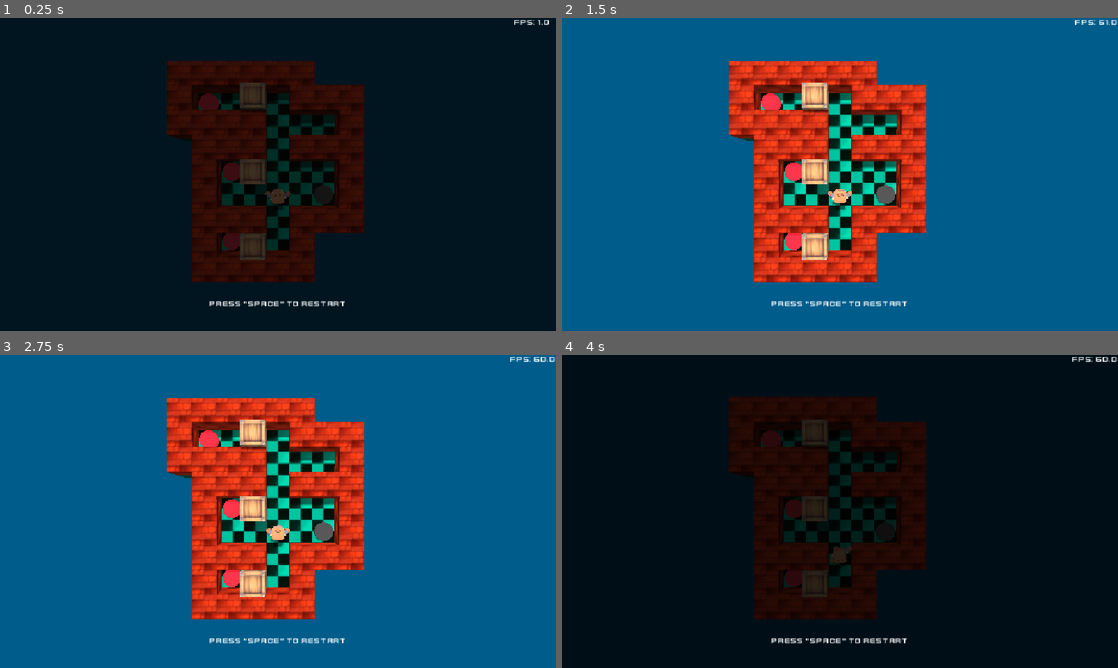
Above: before the commit, frames 1-4 (two rows, left to right).
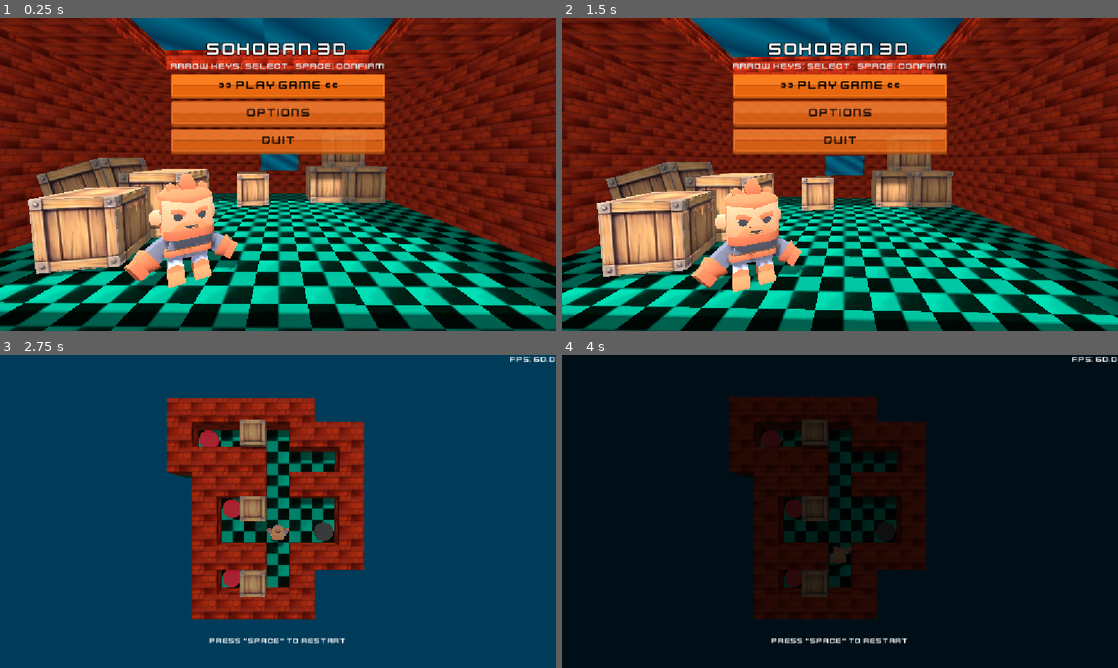
Above: after the commit, the same moments.

Repository: DrZanuff/sokoban-3d
Game: Godot game, scene res://menu.tscn
Same seed, same stepped clock (60 frames per second), same inputs: the game is played once before the commit and once after it. Before the commit the project starts from res://scenes/main_game.tscn.
Inputs (mouse positions are in pixels of both pictures, inside the frame that each line leads up to):
- Up to frame 1 (0.25 s): no input
- Up to frame 2 (1.5 s): click (840, 115) at 0.5 s, where only the run after the commit has a clickable "Options"; click (840, 221) at 1.25 s, where only the run after the commit has a clickable "Back to Menu"
- Up to frame 3 (2.75 s): click (278, 423) at 2 s, where only the run after the commit has a clickable ">> Play Game <<"
- Up to frame 4 (4 s): tap Space at 2.75, 2.85, 3.5, 3.8 s; hold Right (ui_right) 2.78-3.53 s; hold Enter (ui_accept) 2.78-3.53 s; hold Down (ui_down) from 3.53 s (still down); tap Enter (ui_accept) at 3.6, 3.77 s

The runs differ from the first frame. In frame 1, 92% of the frame differs, in the area x 0-100%, y 0-100%; in frame 2, 97%; in frame 3, 98%; in frame 4, nothing differs.

Commit message:
Add menu options and centralized game audio manager.
Introduce an autoloaded audio system with gameplay/menu sound hooks, restart/escape controls, and persistent options-backed volume/fullscreen behavior.

Made-with: Cursor

Diff:
--- a/assets/theme/flat_ui_4/kenneyUI-red.tres
+++ b/assets/theme/flat_ui_4/kenneyUI-red.tres
@@ -30,6 +30,16 @@
 cache/0/25/0/underline_position = 0.0
 cache/0/25/0/underline_thickness = 0.0
 cache/0/25/0/scale = 1.0
+cache/0/38/0/ascent = 0.0
+cache/0/38/0/descent = 0.0
+cache/0/38/0/underline_position = 0.0
+cache/0/38/0/underline_thickness = 0.0
+cache/0/38/0/scale = 1.0
+cache/0/18/0/ascent = 0.0
+cache/0/18/0/descent = 0.0
+cache/0/18/0/underline_position = 0.0
+cache/0/18/0/underline_thickness = 0.0
+cache/0/18/0/scale = 1.0
 
 [sub_resource type="StyleBoxTexture" id="1"]
 texture = ExtResource("1")
--- a/menu.tscn
+++ b/menu.tscn
@@ -150,6 +150,65 @@
 theme_override_font_sizes/font_size = 25
 text = "Quit"
 
+[node name="OptionsPanel" type="PanelContainer" parent="Win/WinUI" unique_id=1163478844]
+visible = false
+layout_mode = 1
+anchors_preset = 8
+anchor_left = 0.5
+anchor_top = 0.5
+anchor_right = 0.5
+anchor_bottom = 0.5
+offset_left = -215.0
+offset_top = -170.0
+offset_right = 215.0
+offset_bottom = 170.0
+grow_horizontal = 2
+grow_vertical = 2
+
+[node name="MarginContainer" type="MarginContainer" parent="Win/WinUI/OptionsPanel" unique_id=1516732520]
+layout_mode = 2
+theme_override_constants/margin_left = 20
+theme_override_constants/margin_top = 16
+theme_override_constants/margin_right = 20
+theme_override_constants/margin_bottom = 16
+
+[node name="VBoxContainer" type="VBoxContainer" parent="Win/WinUI/OptionsPanel/MarginContainer" unique_id=434577518]
+layout_mode = 2
+theme_override_constants/separation = 12
+
+[node name="TitleLabel" type="Label" parent="Win/WinUI/OptionsPanel/MarginContainer/VBoxContainer" unique_id=481236989]
+layout_mode = 2
+theme_override_font_sizes/font_size = 30
+text = "Options"
+horizontal_alignment = 1
+
+[node name="OptionsHint" type="Label" parent="Win/WinUI/OptionsPanel/MarginContainer/VBoxContainer" unique_id=1797153008]
+layout_mode = 2
+theme_override_colors/font_color = Color(0.9, 0.97, 1, 0.95)
+theme_override_font_sizes/font_size = 16
+text = "Arrow Keys: Select   Space: Confirm / Cycle"
+horizontal_alignment = 1
+
+[node name="FullscreenButton" type="Button" parent="Win/WinUI/OptionsPanel/MarginContainer/VBoxContainer" unique_id=1990739694]
+layout_mode = 2
+theme_override_font_sizes/font_size = 22
+text = "Fullscreen: Off"
+
+[node name="VolumeLabel" type="Label" parent="Win/WinUI/OptionsPanel/MarginContainer/VBoxContainer" unique_id=59441895]
+layout_mode = 2
+theme_override_font_sizes/font_size = 20
+text = "Music Volume"
+horizontal_alignment = 1
+
+[node name="VolumeSlider" type="HSlider" parent="Win/WinUI/OptionsPanel/MarginContainer/VBoxContainer" unique_id=185484043]
+layout_mode = 2
+value = 50.0
+
+[node name="BackButton" type="Button" parent="Win/WinUI/OptionsPanel/MarginContainer/VBoxContainer" unique_id=2042529963]
+layout_mode = 2
+theme_override_font_sizes/font_size = 22
+text = "Back to Menu"
+
 [node name="Glass" type="MeshInstance3D" parent="Win" unique_id=695136415]
 transform = Transform3D(5.3336835, 0, 0, 0, 1, 0, 0, 0, 4.544406, 0, 6.6908674, -4.376527)
 material_override = SubResource("StandardMaterial3D_l48gv")
--- a/project.godot
+++ b/project.godot
@@ -11,16 +11,19 @@
 [application]
 
 config/name="Sokobam 3D"
-run/main_scene="uid://cck7h48uou84v"
+run/main_scene="uid://bsucwbf1fc3bb"
 config/features=PackedStringArray("4.6", "GL Compatibility")
 config/icon="uid://bd5nvbvbcw5tv"
 
 [autoload]
 
 Global="*uid://c2njt77l4jl2f"
+AudioManager="*res://scenes/audio/audio_manager.tscn"
 
 [display]
 
+window/size/mode=2
+window/subwindows/embed_subwindows=false
 window/stretch/mode="canvas_items"
 
 [gui]
--- /dev/null
+++ b/scenes/audio/audio_manager.tscn
@@ -0,0 +1,23 @@
+[gd_scene format=3 uid="uid://nonpuqowqyf"]
+
+[ext_resource type="Script" uid="uid://bafemtrqmrwno" path="res://scripts/audio_manager.gd" id="1"]
+
+[node name="AudioManager" type="Node" unique_id=829964650]
+script = ExtResource("1")
+
+[node name="MusicPlayer" type="AudioStreamPlayer" parent="." unique_id=1362934325]
+
+[node name="StepPlayer" type="AudioStreamPlayer" parent="." unique_id=1624569502]
+volume_db = 12.0
+
+[node name="BoxPushPlayer" type="AudioStreamPlayer" parent="." unique_id=1565847886]
+
+[node name="PressurePlatePlayer" type="AudioStreamPlayer" parent="." unique_id=1661727094]
+
+[node name="GoalActivePlayer" type="AudioStreamPlayer" parent="." unique_id=1494858496]
+
+[node name="ClickPlayer" type="AudioStreamPlayer" parent="." unique_id=1059196895]
+
+[node name="CompletePlayer" type="AudioStreamPlayer" parent="." unique_id=1928319421]
+
+[node name="RestartPlayer" type="AudioStreamPlayer" parent="." unique_id=1803327641]
--- a/scenes/box/box.gd
+++ b/scenes/box/box.gd
@@ -71,6 +71,7 @@
 	if _is_moving:
 		return
 
+	AudioManager.play_box_push()
 	_is_moving = true
 	var target: Vector3 = global_position + (direction * Global.MOVEMENT_FACTOR)
 	var duration: float = Global.MOVEMENT_FACTOR / Global.MOVEMENT_SPEED
--- a/scenes/game-level/win.gd
+++ b/scenes/game-level/win.gd
@@ -9,6 +9,7 @@
 
 func _ready() -> void:
 	super._ready()
+	_play_again_button.pressed.connect(AudioManager.play_click)
 	_play_again_button.pressed.connect(_return_to_menu)
 
 
@@ -19,9 +20,13 @@
 	if not event.is_pressed() or event.is_echo():
 		return
 
+	if event.is_action_pressed("ui_up") or event.is_action_pressed("ui_down") or event.is_action_pressed("ui_left") or event.is_action_pressed("ui_right"):
+		AudioManager.play_click()
+		return
+
 	if event is InputEventKey and event.keycode == KEY_SPACE:
+		AudioManager.play_click()
 		_return_to_menu()
-		get_viewport().set_input_as_handled()
 
 
 func _return_to_menu() -> void:
--- a/scenes/goal/goal.gd
+++ b/scenes/goal/goal.gd
@@ -15,8 +15,11 @@
 	%DisabledMesh.visible = not _is_active
 
 func set_state(state: bool) -> void:
+	var was_active := _is_active
 	_is_active = state
 	_refresh_state()
+	if state and not was_active:
+		AudioManager.play_goal_active()
 
 func get_is_active() -> bool:
 	return _is_active
@@ -32,4 +35,5 @@
 		return
 
 	_has_triggered_completion = true
+	AudioManager.play_complete()
 	player.on_goal_reached()
--- a/scenes/main_game.gd
+++ b/scenes/main_game.gd
@@ -1,6 +1,8 @@
 extends Node3D
 
 class_name MainGameController
+
+const MENU_SCENE_PATH := "res://menu.tscn"
 
 @export var _levels: Array[PackedScene]
 @export var _current_level: int = 0
@@ -22,7 +24,11 @@
 	if _is_level_transition_locked:
 		return
 	if Input.is_action_pressed("ui_accept"):
+		AudioManager.play_restart()
 		restart_current_level()
+		return
+	if Input.is_action_pressed("ui_cancel"):
+		get_tree().change_scene_to_file(MENU_SCENE_PATH)
 
 func load_level(level: int) -> void:
 	if _is_loading_level:
--- a/scenes/player/player.gd
+++ b/scenes/player/player.gd
@@ -99,6 +99,7 @@
 
 func _move(direction: Vector3) -> void:
 	%AnimationPlayer.play("walk")
+	AudioManager.play_step()
 	_is_moving = true
 	var target: Vector3 = global_position + (direction * Global.MOVEMENT_FACTOR)
 	var duration: float = Global.MOVEMENT_FACTOR / Global.MOVEMENT_SPEED
--- a/scenes/pressure-plate/pressure_plate.gd
+++ b/scenes/pressure-plate/pressure_plate.gd
@@ -18,6 +18,7 @@
 	var box: Box = body as Box
 	box.on_pressure_plate_entered()
 	_is_active = true
+	AudioManager.play_pressure_plate()
 	_notify_level()
 
 func _on_body_exited(body: Node3D) -> void:
--- /dev/null
+++ b/scripts/audio_manager.gd
@@ -0,0 +1,162 @@
+extends Node
+
+const SETTINGS_PATH := "user://audio_settings.cfg"
+const SETTINGS_SECTION := "audio"
+const VOLUME_KEY := "master_volume_percent"
+
+const SOUND_MAIN_MUSIC := &"main_music"
+const SOUND_STEP := &"step"
+const SOUND_BOX_PUSH := &"box_push"
+const SOUND_PRESSURE_PLATE := &"pressure_plate"
+const SOUND_GOAL_ACTIVE := &"goal_active"
+const SOUND_CLICK := &"click"
+const SOUND_COMPLETE := &"complete"
+const SOUND_RESTART := &"restart"
+
+const MASTER_BUS_NAME := "Master"
+const DEFAULT_VOLUME_PERCENT := 50.0
+
+const MUSIC_STREAM: AudioStream = preload("res://assets/sounds/main-music.ogg")
+const STEP_STREAM: AudioStream = preload("res://assets/sounds/step.ogg")
+const BOX_PUSH_STREAM: AudioStream = preload("res://assets/sounds/box-pushg.ogg")
+const PRESSURE_PLATE_STREAM: AudioStream = preload("res://assets/sounds/pressure-plate.ogg")
+const GOAL_ACTIVE_STREAM: AudioStream = preload("res://assets/sounds/goal-active.ogg")
+const CLICK_STREAM: AudioStream = preload("res://assets/sounds/click.ogg")
+const COMPLETE_STREAM: AudioStream = preload("res://assets/sounds/complete.ogg")
+const RESTART_STREAM: AudioStream = preload("res://assets/sounds/restart.ogg")
+
+@onready var _music_player: AudioStreamPlayer = $MusicPlayer
+@onready var _step_player: AudioStreamPlayer = $StepPlayer
+@onready var _box_push_player: AudioStreamPlayer = $BoxPushPlayer
+@onready var _pressure_plate_player: AudioStreamPlayer = $PressurePlatePlayer
+@onready var _goal_active_player: AudioStreamPlayer = $GoalActivePlayer
+@onready var _click_player: AudioStreamPlayer = $ClickPlayer
+@onready var _complete_player: AudioStreamPlayer = $CompletePlayer
+@onready var _restart_player: AudioStreamPlayer = $RestartPlayer
+
+var _sound_players: Dictionary = {}
+var _master_bus_index: int = -1
+
+
+func _ready() -> void:
+	_master_bus_index = AudioServer.get_bus_index(MASTER_BUS_NAME)
+	_sound_players = {
+		SOUND_MAIN_MUSIC: _music_player,
+		SOUND_STEP: _step_player,
+		SOUND_BOX_PUSH: _box_push_player,
+		SOUND_PRESSURE_PLATE: _pressure_plate_player,
+		SOUND_GOAL_ACTIVE: _goal_active_player,
+		SOUND_CLICK: _click_player,
+		SOUND_COMPLETE: _complete_player,
+		SOUND_RESTART: _restart_player
+	}
+	_assign_streams()
+	_load_volume_settings()
+	play_music()
+
+
+func _assign_streams() -> void:
+	_music_player.stream = MUSIC_STREAM
+	_step_player.stream = STEP_STREAM
+	_box_push_player.stream = BOX_PUSH_STREAM
+	_pressure_plate_player.stream = PRESSURE_PLATE_STREAM
+	_goal_active_player.stream = GOAL_ACTIVE_STREAM
+	_click_player.stream = CLICK_STREAM
+	_complete_player.stream = COMPLETE_STREAM
+	_restart_player.stream = RESTART_STREAM
+
+
+func play_music() -> void:
+	if _music_player.playing:
+		return
+	_music_player.play()
+
+
+func stop_music() -> void:
+	_music_player.stop()
+
+
+func play_audio(sound_id: StringName) -> void:
+	var player := _sound_players.get(sound_id) as AudioStreamPlayer
+	if player == null:
+		return
+	if sound_id == SOUND_MAIN_MUSIC and player.playing:
+		return
+	player.play()
+
+
+func stop_audio(sound_id: StringName) -> void:
+	var player := _sound_players.get(sound_id) as AudioStreamPlayer
+	if player == null:
+		return
+	player.stop()
+
+
+func play_step() -> void:
+	play_audio(SOUND_STEP)
+
+
+func play_box_push() -> void:
+	play_audio(SOUND_BOX_PUSH)
+
+
+func play_pressure_plate() -> void:
+	play_audio(SOUND_PRESSURE_PLATE)
+
+
+func play_goal_active() -> void:
+	play_audio(SOUND_GOAL_ACTIVE)
+
+
+func play_click() -> void:
+	play_audio(SOUND_CLICK)
+
+
+func play_complete() -> void:
+	play_audio(SOUND_COMPLETE)
+
+
+func play_restart() -> void:
+	play_audio(SOUND_RESTART)
+
+
+func increase_volume(step_percent: float = 5.0) -> void:
+	set_master_volume_percent(get_master_volume_percent() + step_percent)
+
+
+func decrease_volume(step_percent: float = 5.0) -> void:
+	set_master_volume_percent(get_master_volume_percent() - step_percent)
+
+
+func set_master_volume_percent(percent: float) -> void:
+	var clamped_percent := clampf(percent, 0.0, 100.0)
+	var db := linear_to_db(clamped_percent / 100.0) if clamped_percent > 0.0 else -80.0
+	if _master_bus_index >= 0:
+		AudioServer.set_bus_volume_db(_master_bus_index, db)
+	_save_volume_settings(clamped_percent)
+
+
+func get_master_volume_percent() -> float:
+	if _master_bus_index < 0:
+		return DEFAULT_VOLUME_PERCENT
+	var db := AudioServer.get_bus_volume_db(_master_bus_index)
+	if db <= -80.0:
+		return 0.0
+	return clampf(db_to_linear(db) * 100.0, 0.0, 100.0)
+
+
+func _load_volume_settings() -> void:
+	var settings := ConfigFile.new()
+	var error := settings.load(SETTINGS_PATH)
+	if error != OK:
+		set_master_volume_percent(DEFAULT_VOLUME_PERCENT)
+		return
+
+	var saved_volume := float(settings.get_value(SETTINGS_SECTION, VOLUME_KEY, DEFAULT_VOLUME_PERCENT))
+	set_master_volume_percent(saved_volume)
+
+
+func _save_volume_settings(percent: float) -> void:
+	var settings := ConfigFile.new()
+	settings.set_value(SETTINGS_SECTION, VOLUME_KEY, percent)
+	settings.save(SETTINGS_PATH)
--- a/scripts/menu.gd
+++ b/scripts/menu.gd
@@ -1,14 +1,32 @@
 extends Node3D
 
 const GAME_SCENE_PATH := "res://scenes/main_game.tscn"
+const SETTINGS_PATH := "user://settings.cfg"
+const SETTINGS_SECTION := "options"
+const FULLSCREEN_KEY := "fullscreen"
 
 @onready var _play_button: Button = $"Win/WinUI/MarginContainer/VBoxContainer/PlayButton"
 @onready var _options_button: Button = $"Win/WinUI/MarginContainer/VBoxContainer/OptionsButton"
 @onready var _quit_button: Button = $"Win/WinUI/MarginContainer/VBoxContainer/QuitButton"
+@onready var _main_menu_root: MarginContainer = $"Win/WinUI/MarginContainer"
+@onready var _options_panel: PanelContainer = $"Win/WinUI/OptionsPanel"
+@onready var _fullscreen_button: Button = $"Win/WinUI/OptionsPanel/MarginContainer/VBoxContainer/FullscreenButton"
+@onready var _volume_slider: HSlider = $"Win/WinUI/OptionsPanel/MarginContainer/VBoxContainer/VolumeSlider"
+@onready var _back_button: Button = $"Win/WinUI/OptionsPanel/MarginContainer/VBoxContainer/BackButton"
 
 var _buttons: Array[Button] = []
 var _base_labels: Array[String] = []
 var _selected_index: int = 0
+var _options_controls: Array[Control] = []
+var _options_base_labels: Array[String] = []
+var _selected_options_index: int = 0
+
+enum MenuState {
+	MAIN,
+	OPTIONS
+}
+
+var _menu_state: MenuState = MenuState.MAIN
 
 
 func _ready() -> void:
@@ -20,8 +38,28 @@
 	_play_button.pressed.connect(_on_play_pressed)
 	_options_button.pressed.connect(_on_options_pressed)
 	_quit_button.pressed.connect(_on_quit_pressed)
-
+	_play_button.pressed.connect(AudioManager.play_click)
+	_options_button.pressed.connect(AudioManager.play_click)
+	_quit_button.pressed.connect(AudioManager.play_click)
+	_fullscreen_button.pressed.connect(_toggle_fullscreen)
+	_back_button.pressed.connect(_close_options)
+	_fullscreen_button.pressed.connect(AudioManager.play_click)
+	_back_button.pressed.connect(AudioManager.play_click)
+	_volume_slider.value_changed.connect(_on_volume_slider_changed)
+
+	_options_controls = [_fullscreen_button, _volume_slider, _back_button]
+	_options_base_labels = [
+		"Fullscreen: ",
+		"Music Volume",
+		"Back to Menu"
+	]
+
+	_load_settings()
+	_volume_slider.value = AudioManager.get_master_volume_percent()
+	_apply_options_visibility()
+	_update_fullscreen_label()
 	_update_selection_visuals()
+	_update_options_selection_visuals()
 
 
 func _input(event: InputEvent) -> void:
@@ -29,17 +67,41 @@
 		return
 
 	if event.is_action_pressed("ui_up"):
-		_move_selection(-1)
+		AudioManager.play_click()
+		if _menu_state == MenuState.MAIN:
+			_move_selection(-1)
+		else:
+			_move_options_selection(-1)
 		get_viewport().set_input_as_handled()
 		return
 
 	if event.is_action_pressed("ui_down"):
-		_move_selection(1)
+		AudioManager.play_click()
+		if _menu_state == MenuState.MAIN:
+			_move_selection(1)
+		else:
+			_move_options_selection(1)
 		get_viewport().set_input_as_handled()
 		return
 
 	if event is InputEventKey and event.keycode == KEY_SPACE:
-		_activate_selected_option()
+		AudioManager.play_click()
+		if _menu_state == MenuState.MAIN:
+			_activate_selected_option()
+		else:
+			_activate_selected_options_option()
+		return
+
+	if _menu_state == MenuState.OPTIONS and event.is_action_pressed("ui_left"):
+		AudioManager.play_click()
+		_change_volume(-5.0)
+		get_viewport().set_input_as_handled()
+		return
+
+	if _menu_state == MenuState.OPTIONS and event.is_action_pressed("ui_right"):
+		AudioManager.play_click()
+		_change_volume(5.0)
+		get_viewport().set_input_as_handled()
 
 
 func _move_selection(direction: int) -> void:
@@ -59,6 +121,29 @@
 		else:
 			button.text = _base_labels[i]
 			button.modulate = Color(1.0, 1.0, 1.0, 0.85)
+
+
+func _move_options_selection(direction: int) -> void:
+	if _options_controls.is_empty():
+		return
+
+	_selected_options_index = wrapi(_selected_options_index + direction, 0, _options_controls.size())
+	_update_options_selection_visuals()
+
+
+func _update_options_selection_visuals() -> void:
+	for i in _options_controls.size():
+		var control := _options_controls[i]
+		var selected := i == _selected_options_index
+		var target_alpha := 1.0 if selected else 0.85
+		control.modulate = Color(1.0, 1.0, 1.0, target_alpha)
+
+		if control == _fullscreen_button:
+			var base_text := "%s%s" % [_options_base_labels[0], _fullscreen_status_text()]
+			_fullscreen_button.text = ">> %s <<" % base_text if selected else base_text
+		elif control == _back_button:
+			var back_text := _options_base_labels[2]
+			_back_button.text = ">> %s <<" % back_text if selected else back_text
 
 
 func _activate_selected_option() -> void:
@@ -71,14 +156,91 @@
 			_on_quit_pressed()
 
 
+func _activate_selected_options_option() -> void:
+	match _selected_options_index:
+		0:
+			_toggle_fullscreen()
+		1:
+			_change_volume(10.0)
+		2:
+			_close_options()
+
+
 func _on_play_pressed() -> void:
 	get_tree().change_scene_to_file(GAME_SCENE_PATH)
 
 
 func _on_options_pressed() -> void:
-	# Placeholder action until options are implemented.
-	pass
+	_menu_state = MenuState.OPTIONS
+	_apply_options_visibility()
+	_update_options_selection_visuals()
 
 
 func _on_quit_pressed() -> void:
 	get_tree().quit()
+
+
+func _close_options() -> void:
+	_menu_state = MenuState.MAIN
+	_apply_options_visibility()
+	_update_selection_visuals()
+
+
+func _apply_options_visibility() -> void:
+	_main_menu_root.visible = _menu_state == MenuState.MAIN
+	_options_panel.visible = _menu_state == MenuState.OPTIONS
+
+
+func _toggle_fullscreen() -> void:
+	var is_fullscreen := _is_fullscreen()
+	DisplayServer.window_set_mode(
+		DisplayServer.WINDOW_MODE_WINDOWED if is_fullscreen else DisplayServer.WINDOW_MODE_FULLSCREEN
+	)
+	_update_fullscreen_label()
+	_save_settings()
+
+
+func _is_fullscreen() -> bool:
+	var mode := DisplayServer.window_get_mode()
+	return mode == DisplayServer.WINDOW_MODE_FULLSCREEN or mode == DisplayServer.WINDOW_MODE_EXCLUSIVE_FULLSCREEN
+
+
+func _fullscreen_status_text() -> String:
+	return "On" if _is_fullscreen() else "Off"
+
+
+func _update_fullscreen_label() -> void:
+	var text := "%s%s" % [_options_base_labels[0], _fullscreen_status_text()]
+	_fullscreen_button.text = text
+	_update_options_selection_visuals()
+
+
+func _change_volume(delta: float) -> void:
+	if _selected_options_index != 1:
+		return
+
+	_volume_slider.value = clampf(_volume_slider.value + delta, _volume_slider.min_value, _volume_slider.max_value)
+
+
+func _on_volume_slider_changed(_value: float) -> void:
+	AudioManager.set_master_volume_percent(_volume_slider.value)
+	_save_settings()
+
+
+func _load_settings() -> void:
+	var settings := ConfigFile.new()
+	var error := settings.load(SETTINGS_PATH)
+	if error != OK:
+		return
+
+	if settings.has_section_key(SETTINGS_SECTION, FULLSCREEN_KEY):
+		var use_fullscreen := bool(settings.get_value(SETTINGS_SECTION, FULLSCREEN_KEY, false))
+		DisplayServer.window_set_mode(
+			DisplayServer.WINDOW_MODE_FULLSCREEN if use_fullscreen else DisplayServer.WINDOW_MODE_WINDOWED
+		)
+
+
+func _save_settings() -> void:
+	var settings := ConfigFile.new()
+	settings.set_value(SETTINGS_SECTION, FULLSCREEN_KEY, _is_fullscreen())
+	settings.save(SETTINGS_PATH)
Not shown, added: assets/sounds/box-pushg.ogg.import
Not shown, added: assets/sounds/click.ogg.import
Not shown, added: assets/sounds/complete.ogg.import
Not shown, added: assets/sounds/goal-active.ogg.import
Not shown, added: assets/sounds/main-music.ogg.import
Not shown, added: assets/sounds/pressure-plate.ogg.import
Not shown, added: assets/sounds/restart.ogg.import
Not shown, added: assets/sounds/step.ogg.import
Not shown: 1 places in scenes/game-level/win.tscn that only renumber resources
Not shown, added: scripts/audio_manager.gd.uid
Not shown, added: .codex
Not shown, added: assets/sounds/box-pushg.ogg
(and 7 more such lines)
